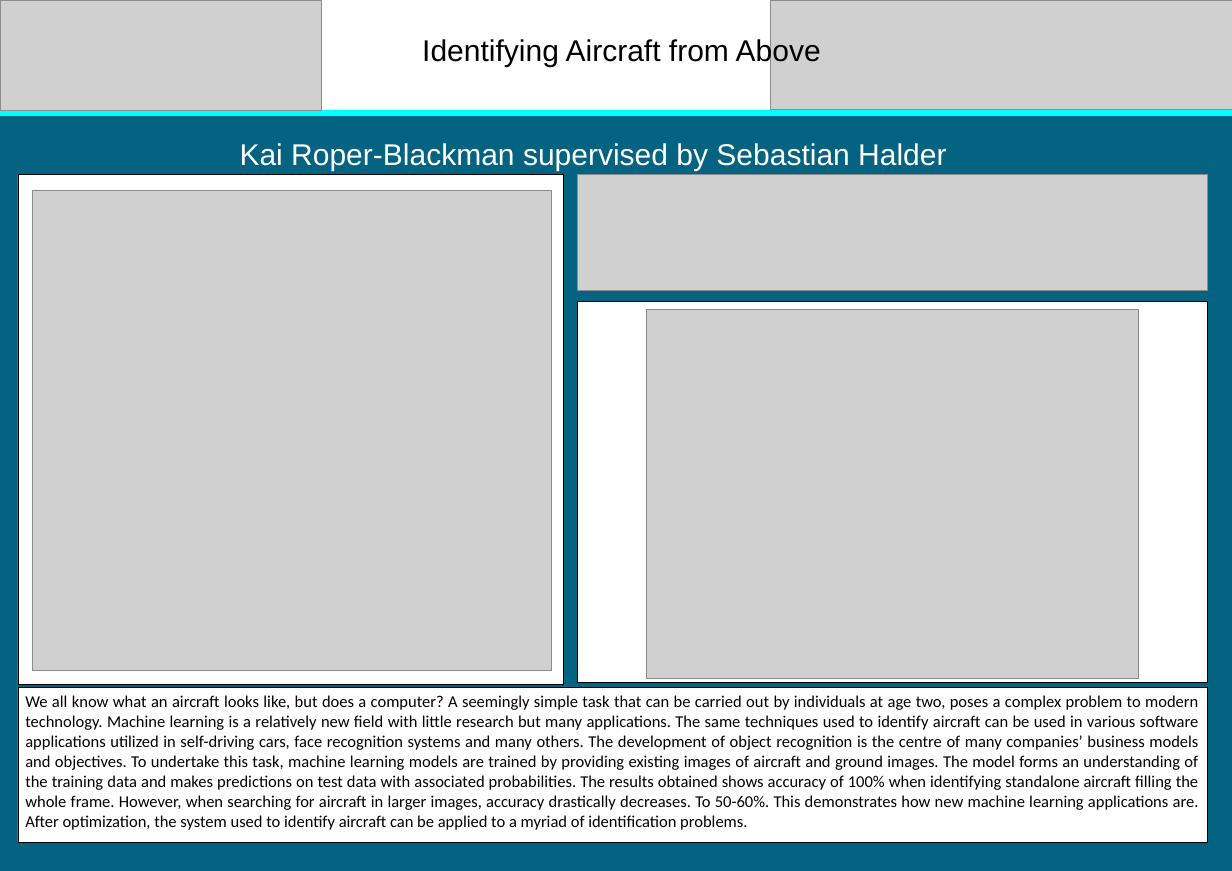
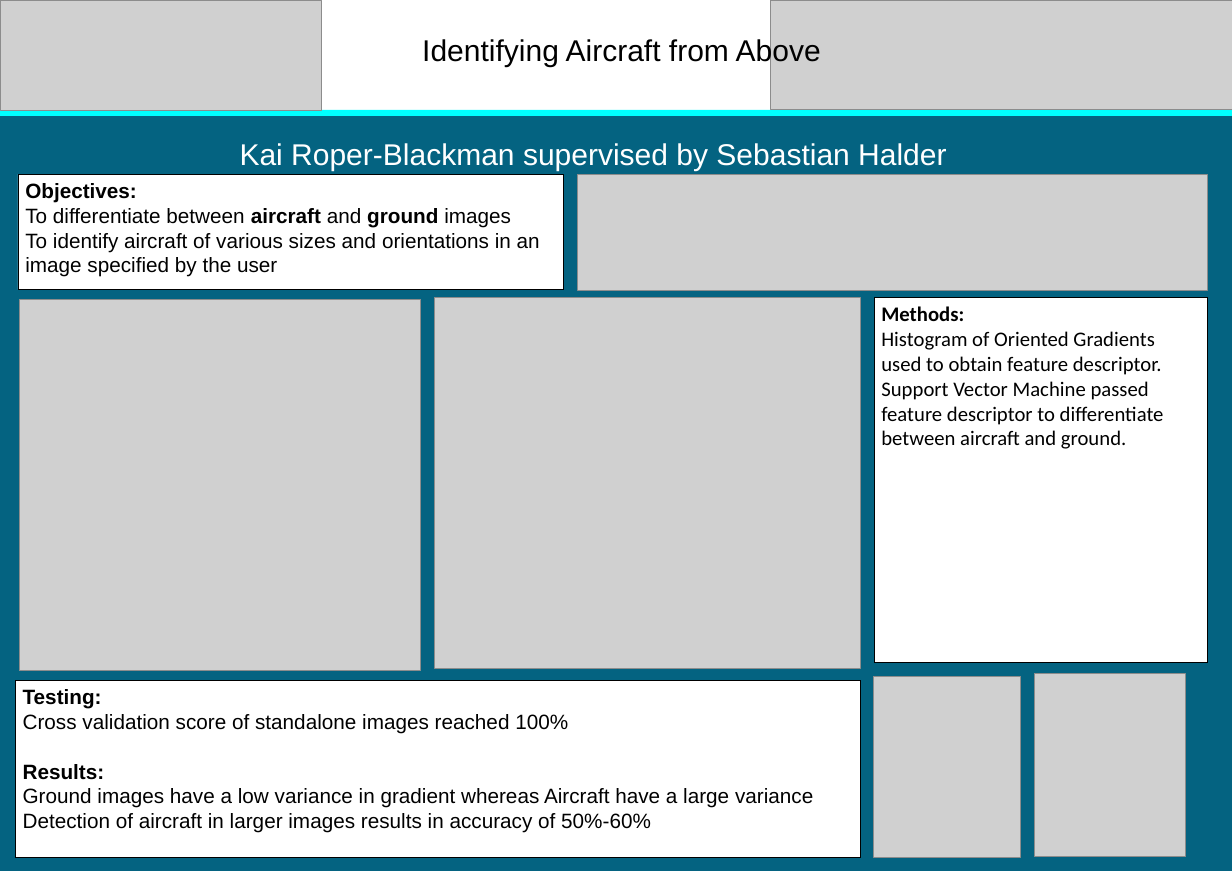
Before and after one commit to kairb/identifying-aircraft, a slide deck: slide 1 of Documents/CE301 Open Day Poster Template.pptx. Drawn at 1232x871 pixels with LibreOffice and Linux fonts; fonts in the diff are those of the drawing; grey boxes stand for pictures. Boxes give left, top, right and bottom in pixels: in the first picture for what was removed or moved away, otherwise in the second. Text is boxed around its words. In the diff, an @@ line names an element or a change of style, - is before the commit and + after.

Commit message:
updated poster

```diff
--- a/Documents/CE301 Open Day Poster Template.pptx
+++ b/Documents/CE301 Open Day Poster Template.pptx
@@ rectangle "Objectives:": place and size @@
-rectangle "Objectives:" at [18,174,563,685]
+rectangle "Objectives:" at [18,174,563,290]
@@ text in rectangle at [25,183,540,277]: text added @@
+Objectives:
+To differentiate between aircraft and ground images
+To identify aircraft of various sizes and orientations in an image specified by the user
@@ picture: place and size @@
-picture at [33,191,551,670]
+picture at [19,299,421,671]
@@ picture: place and size @@
-picture at [647,309,1139,679]
+picture at [435,297,860,668]
@@ rectangle added at [874,297,1207,662], fill #FFFFFF, outline #000000 0.75 pt, 20 pt, text #000000 @@
+Methods:
+Histogram of Oriented Gradients used to obtain feature descriptor.
+Support Vector Machine passed feature descriptor to differentiate between aircraft and ground.
@@ rectangle removed at [578,302,1207,683] @@
@@ rectangle added at [16,680,860,858], fill #FFFFFF, outline #000000 0.75 pt, 20 pt, text #000000 @@
+Testing:
+Cross validation score of standalone images reached 100%
+Results:
+Ground images have a low variance in gradient whereas Aircraft have a large variance
+Detection of aircraft in larger images results in accuracy of 50%-60%
@@ rectangle removed at [18,688,1207,842] @@
-We all know what an aircraft looks like, but does a computer? A seemingly simple task that can be carried out by individuals at age two, poses a complex problem to modern technology. Machine learning is a relatively new field with little research but many applications. The same techniques used to identify aircraft can be used in various software applications utilized in self-driving cars, face recognition systems and many others. The development of object recognition is the centre of many companies’ business models and objectives. To undertake this task, machine learning models are trained by providing existing images of aircraft and ground images. The model forms an understanding of the training data and makes predictions on test data with associated probabilities. The results obtained shows accuracy of 100% when identifying standalone aircraft filling the whole frame. However, when searching for aircraft in larger images, accuracy drastically decreases. To 50-60%. This demonstrates how new machine learning applications are. After optimization, the system used to identify aircraft can be applied to a myriad of identification problems.
@@ picture added at [874,676,1020,857] @@
@@ picture added at [1034,674,1185,857] @@
```
